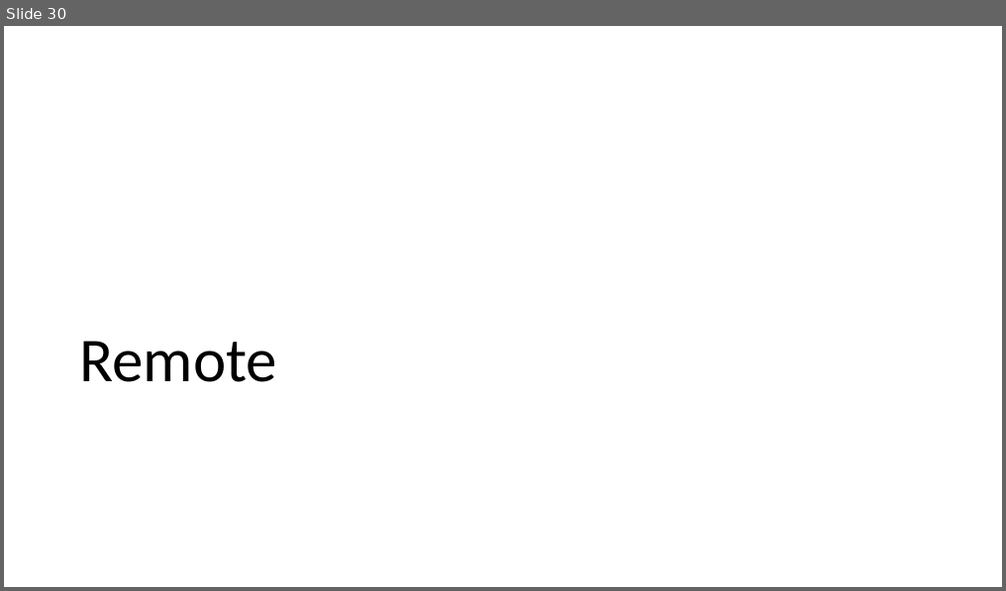
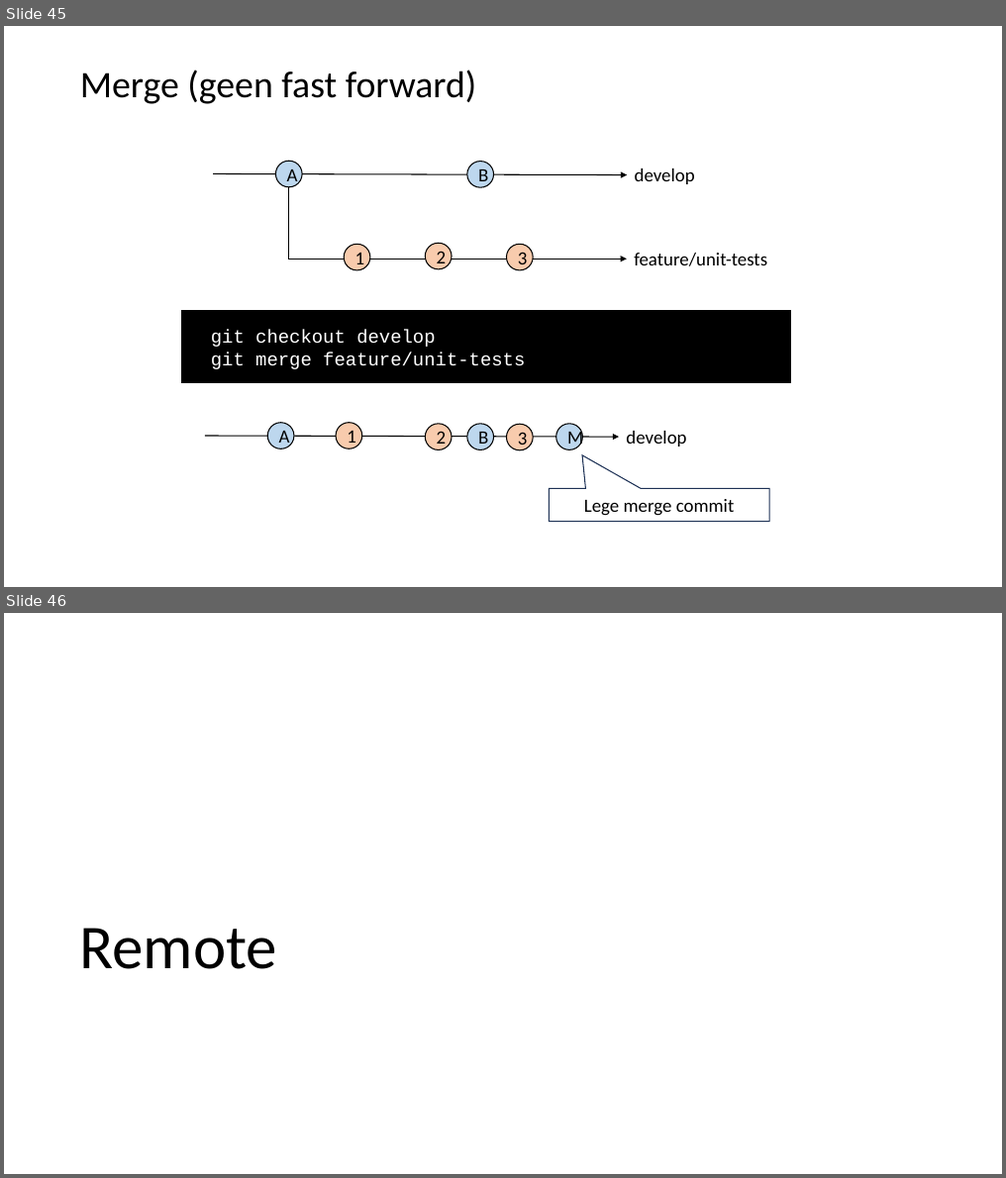
Before and after one commit to LFKoning/knowledge-sharing, a slide deck: git_course/1_basics/git_basic.pptx. Shown one above the other, each under a label of ours: slide 30 before the commit, slides 45 and 46 after it. The pictures are 1006x591 and 1006x1178 pixels, drawn with LibreOffice and Linux fonts; fonts in the diff are those of the drawing. Boxes give left, top, right and bottom in pixels: in the first picture for what was removed or moved away, otherwise in the second. Text is boxed around its words. In the diff, an @@ line names an element or a change of style, - is before the commit and + after.

```diff
--- a/git_course/1_basics/git_basic.pptx
+++ b/git_course/1_basics/git_basic.pptx
@@ slide 45 added at (4,26,1002,587), background #FFFFFF @@
@@ title added at (80,70,477,104), 36 pt, text #000000 @@
+Merge (geen fast forward)
@@ ellipse added at (467,162,494,187), fill #BDD7EE, outline #000000 1 pt, 18 pt, text #000000 @@
+B
@@ group added at (213,161,767,271): 4 ellipses, 2 texts, 1 arrow, 1 elbow arrow @@
+develop
+A
+2
+feature/unit-tests
+1
+3
@@ rectangle added at (181,311,791,383), fill #000000, outline #000000 1 pt, 18 pt, text #FFFFFF @@
+git checkout develop
+git merge feature/unit-tests
@@ group added at (205,423,686,451): 6 ellipses, 1 arrow, 1 text @@
+develop
+A
+2
+1
+3
+B
+M
@@ speech box added at (549,488,770,522), outline #1E3256 1 pt, 18 pt, text #000000 @@
+Lege merge commit
@@ what was slide 30 is now slide 46 @@
```
Also in this commit, not shown: 7 slides changed, 15 other slides added, 1 other file.
